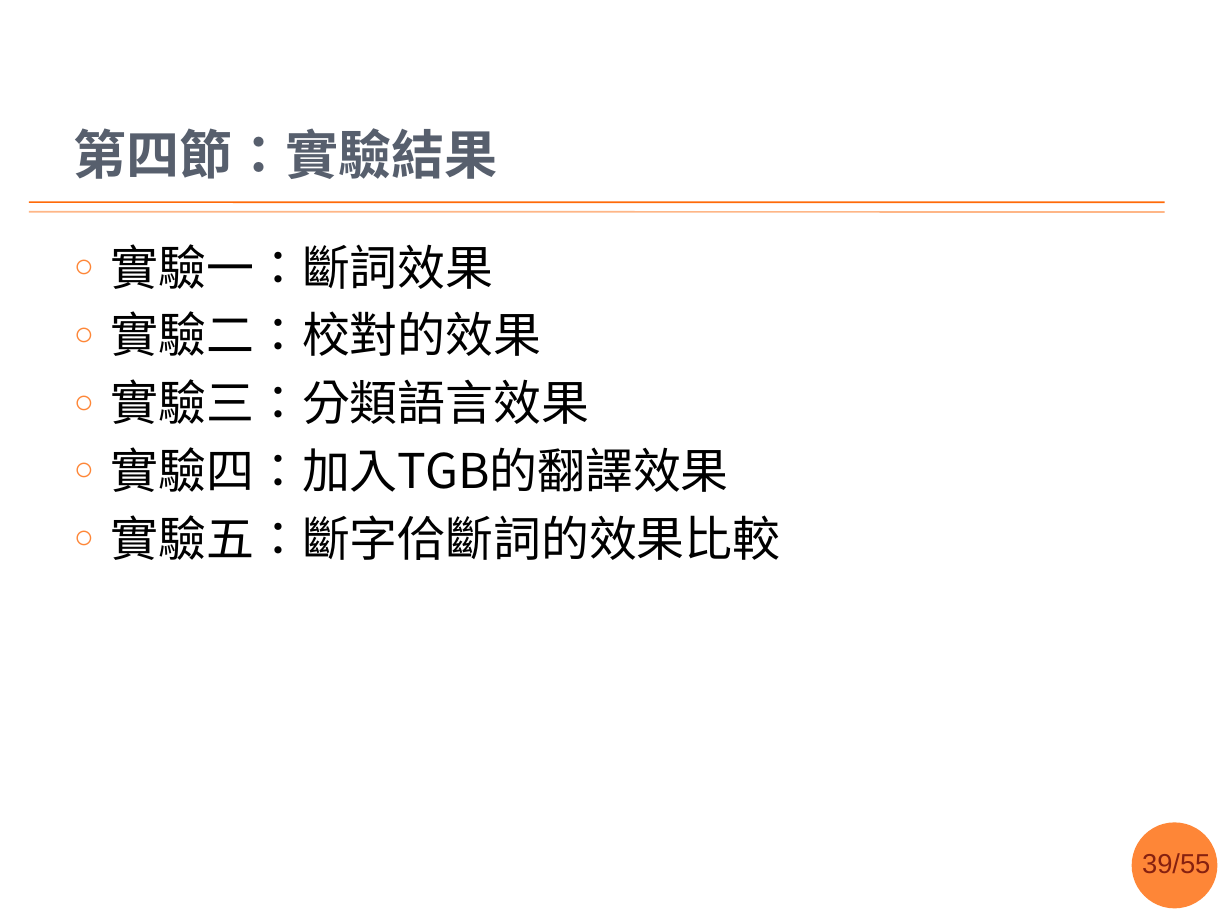
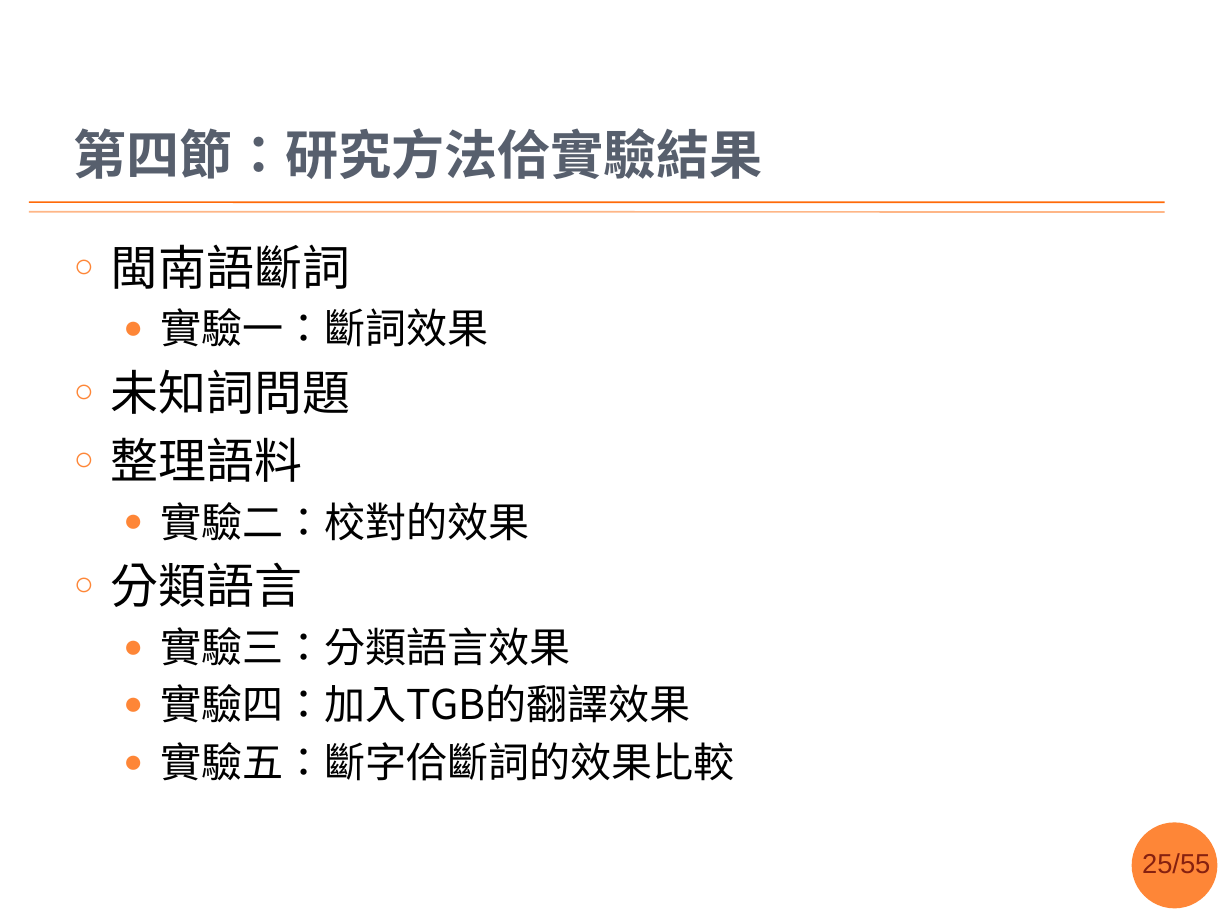
Before and after one commit to sih4sing5hong5/po3-ko3_tau5-iann2-phinn3, a slide deck: slide 25 of 翻譯報告.pptx (slide 39 before the commit). Drawn at 1232x924 pixels with LibreOffice and Linux fonts; fonts in the diff are those of the drawing; background and template pictures are left out. Boxes give left, top, right and bottom in pixels: in the first picture for what was removed or moved away, otherwise in the second. Text is boxed around its words. In the diff, an @@ line names an element or a change of style, - is before the commit and + after.

Commit message:
共實驗濫入方法內底 丞宏

```diff
--- a/翻譯報告.pptx
+++ b/翻譯報告.pptx
@@ title at <box>74,128,763,179</box>: text changed @@
-第四節：實驗結果
+第四節：研究方法佮實驗結果
@@ text at <box>111,244,350,289</box>: paragraph added @@
+○ 閩南語斷詞
@@ text at <box>160,308,735,781</box>: size 28 to 24 pt in "實驗一：斷詞效果", "實驗二：校對的效果", "實驗三：分類語言效果", "實驗四：加入TGB的翻譯效果" and 1 more places; bullet ○ to ●; list level 1 to 2 in "實驗一：斷詞效果"; list level 1 to 2 in "實驗二：校對的效果"; list level 1 to 2 in "實驗三：分類語言效果"; list level 1 to 2 in "實驗四：加入TGB的翻譯效果"; list level 1 to 2 in "實驗五：斷字佮斷詞的效果比較" @@
@@ text at <box>111,369,350,482</box>: paragraphs added @@
+○ 未知詞問題
+○ 整理語料
@@ text at <box>111,562,302,607</box>: paragraph added @@
+○ 分類語言
@@ page number at <box>1142,853,1210,873</box>: text changed @@
-39/55
+25/55
```
Also in this commit, not shown: 8 other slides changed.
